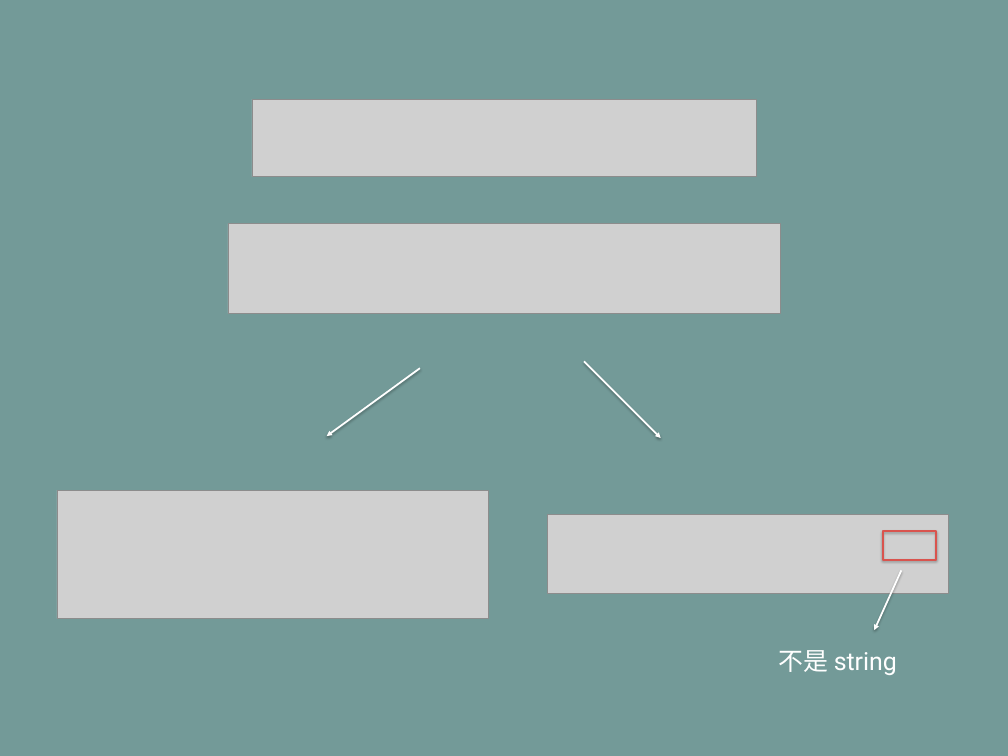
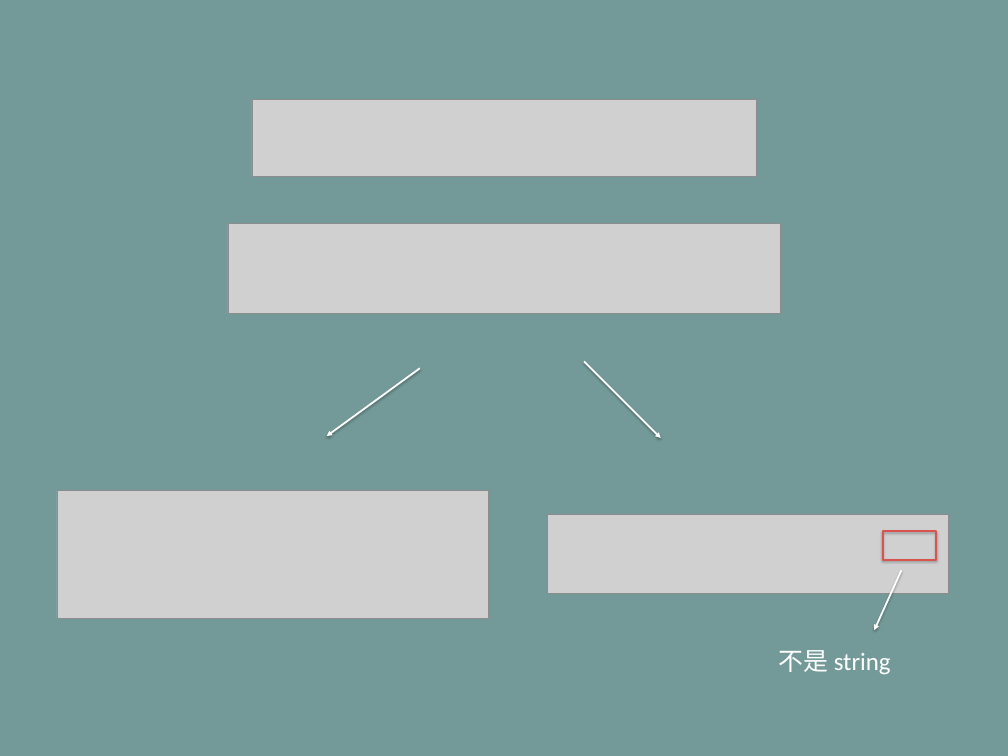
Before and after one commit to life0727/blog, a slide deck: slide 15 of ppt/typescript（三）.pptx. Drawn at 1008x756 pixels with LibreOffice and Linux fonts; fonts in the diff are those of the drawing; grey boxes stand for pictures. Boxes give left, top, right and bottom in pixels: in the first picture for what was removed or moved away, otherwise in the second. Text is boxed around its words. In the diff, an @@ line names an element or a change of style, - is before the commit and + after.

```diff
--- a/ppt/typescript（三）.pptx
+++ b/ppt/typescript（三）.pptx
@@ text "不是 string" at (x1=779, y1=650, x2=891, y2=674): font Roboto to Calibri @@
```
Also in this commit, not shown: 8 other slides changed, 1 slide added.
